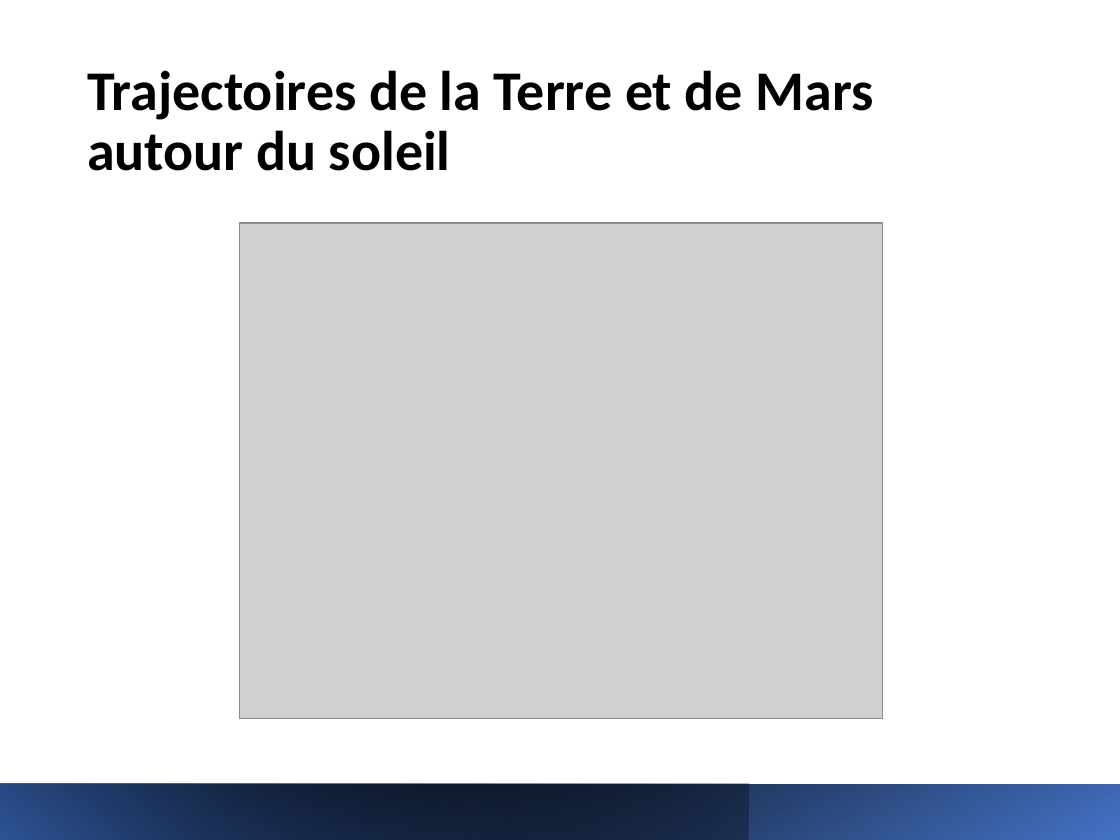
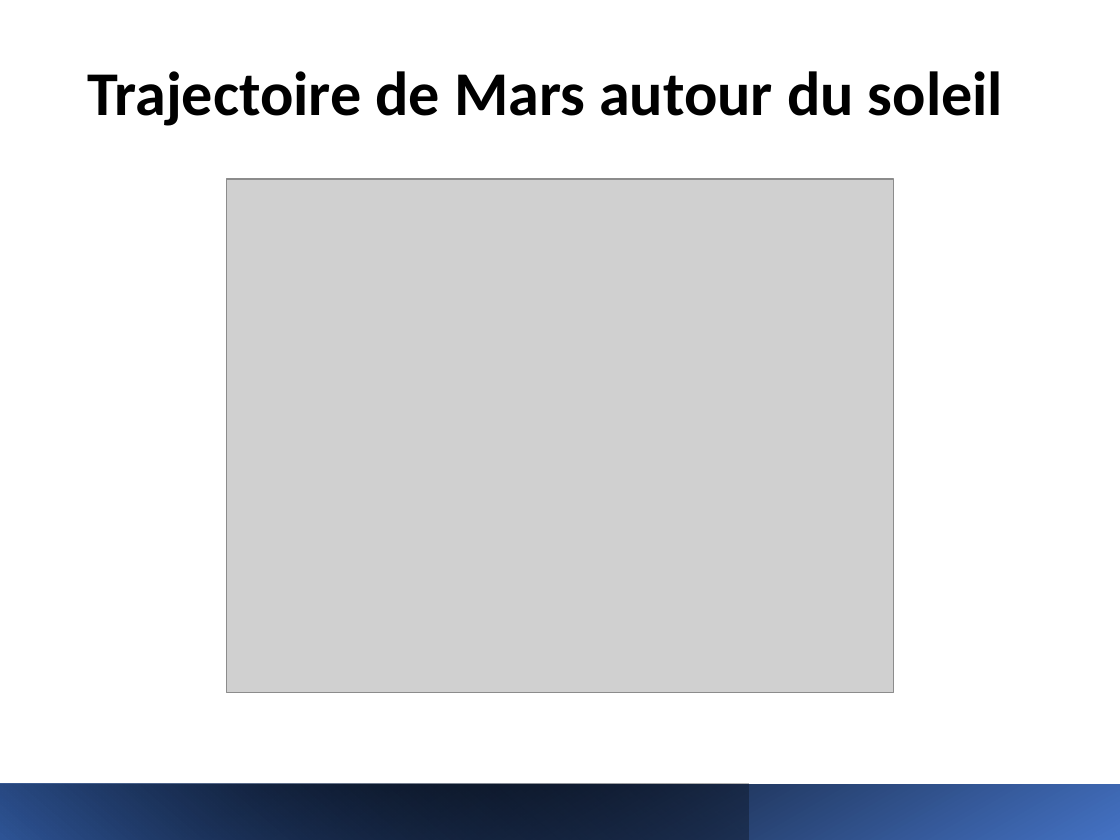
Before and after one commit to LauraElKaim/Project_Three_Body_Problem, a slide deck: slide 11 of beamer/Three_body_problem_powerpoint.pptx (slide 10 before the commit). Drawn at 1120x840 pixels with LibreOffice and Linux fonts; fonts in the diff are those of the drawing; grey boxes stand for pictures; background and template pictures are left out. Boxes give left, top, right and bottom in pixels: in the first picture for what was removed or moved away, otherwise in the second. Text is boxed around its words. In the diff, an @@ line names an element or a change of style, - is before the commit and + after.

```diff
--- a/beamer/Three_body_problem_powerpoint.pptx
+++ b/beamer/Three_body_problem_powerpoint.pptx
@@ title at (87, 71, 1003, 126): text changed; size 36 to 40 pt @@
-Trajectoires de la Terre et de Mars autour du soleil
+Trajectoire de Mars autour du soleil
@@ picture: place and size @@
-picture at (240, 223, 883, 719)
+picture at (226, 179, 893, 693)
```
Also in this commit, not shown: 11 other slides changed, 2 slides added, 5 other files.
